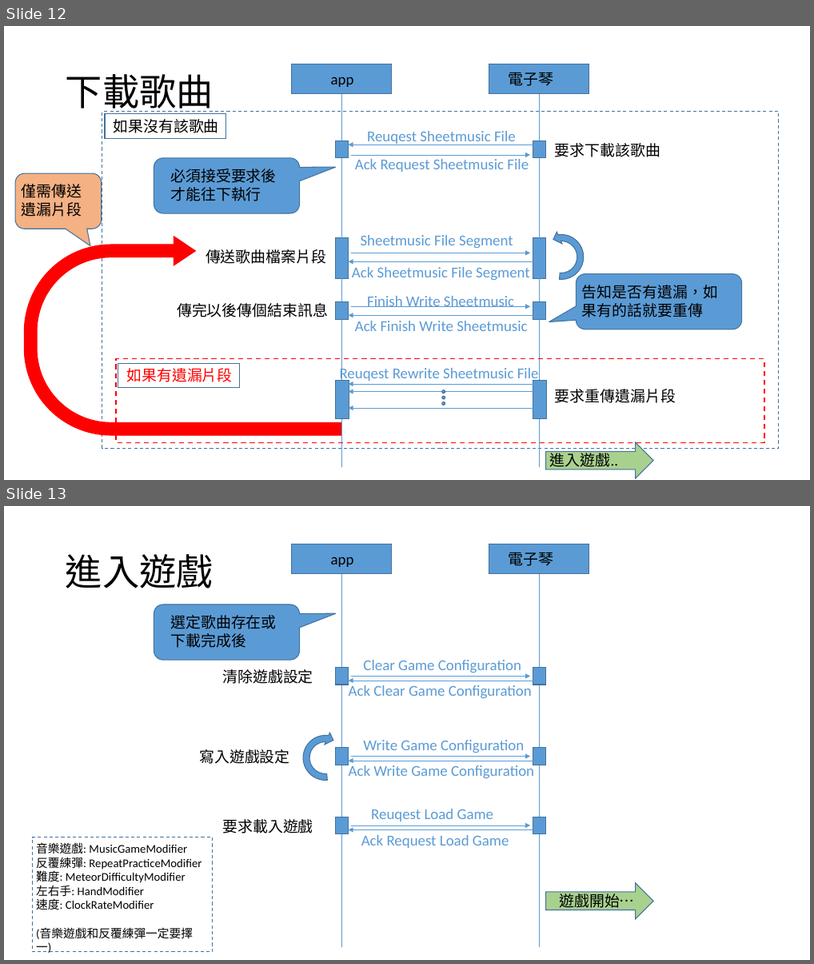
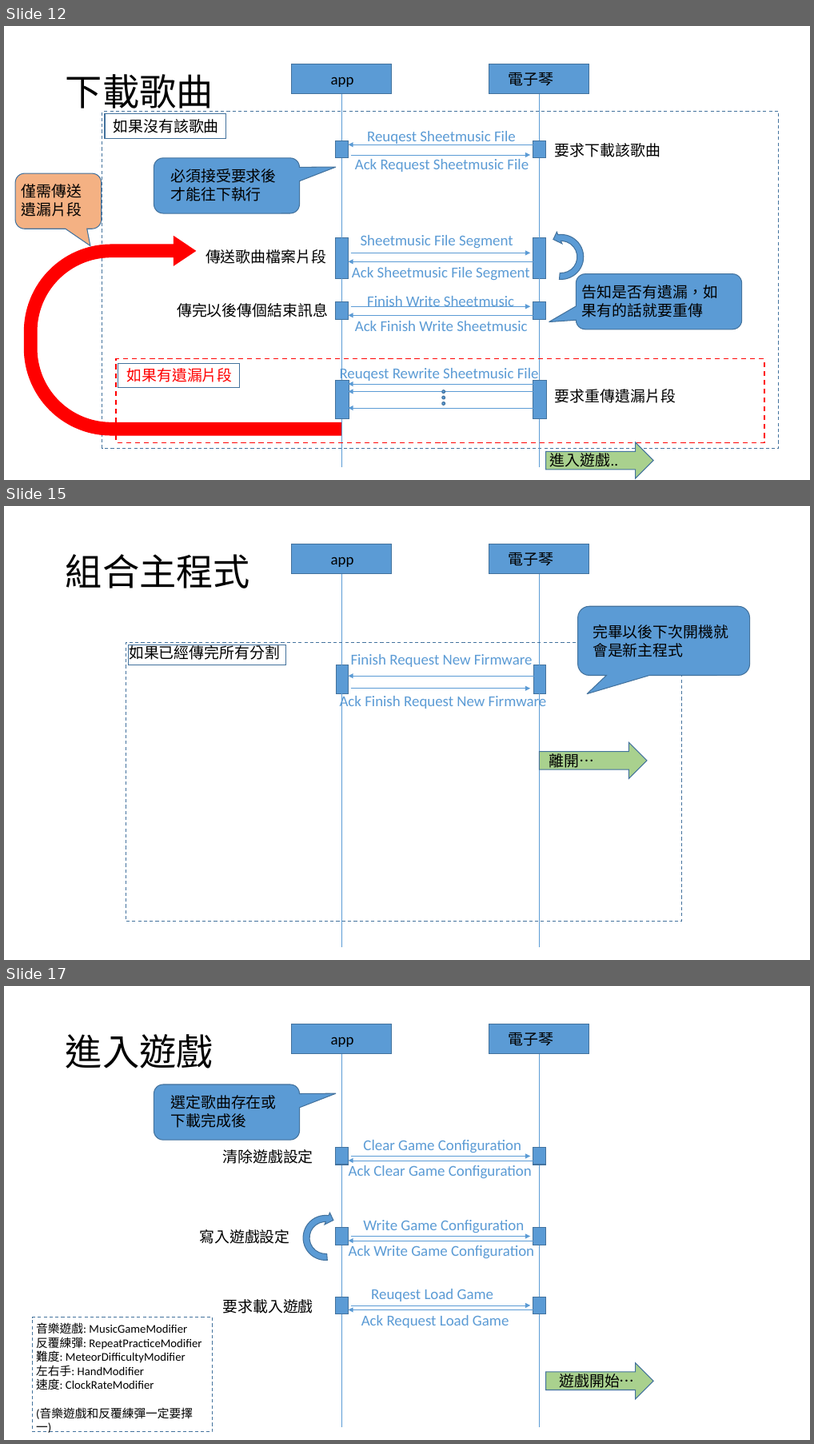
Before and after one commit to lisyaoran51/MeteoKB2, a slide deck: 藍芽溝通方式_20210514.pptx. Shown one above the other, each under a label of ours: slides 12 and 13 before the commit, slides 12, 15 and 17 after it; the slides between them are not shown. The pictures are 814x964 and 814x1444 pixels, drawn with LibreOffice and Linux fonts; fonts in the diff are those of the drawing. Boxes give left, top, right and bottom in pixels: in the first picture for what was removed or moved away, otherwise in the second. Text is boxed around its words. In the diff, an @@ line names an element or a change of style, - is before the commit and + after.

```diff
--- a/藍芽溝通方式_20210514.pptx
+++ b/藍芽溝通方式_20210514.pptx
@@ slide 15 added at bbox=[4, 506, 810, 960], background #FFFFFF @@
@@ rectangle added at bbox=[292, 544, 392, 573], fill #5B9BD5, outline #43739E 1 pt @@
@@ rectangle added at bbox=[490, 544, 590, 573], fill #5B9BD5, outline #43739E 1 pt @@
@@ text added at bbox=[509, 552, 554, 566], 18 pt, text #000000 @@
+電子琴
@@ title added at bbox=[66, 554, 250, 588], 44 pt, text #000000 @@
+組合主程式
@@ text added at bbox=[331, 557, 354, 567], 18 pt, text #000000 @@
+app
@@ line added from (342, 574) to (342, 947), #5B9BD5 0.5 pt @@
@@ line added from (540, 574) to (540, 947), #5B9BD5 0.5 pt @@
@@ rounded speech box added at bbox=[578, 607, 750, 676], fill #5B9BD5, outline #43739E 1 pt @@
@@ text added at bbox=[593, 624, 729, 657], 18 pt, text #000000 @@
+完畢以後下次開機就會是新主程式
@@ rectangle added at bbox=[126, 642, 682, 921], outline #43739E 1 pt dashed @@
@@ text added at bbox=[129, 644, 280, 660], 18 pt, text #000000 @@
+如果已經傳完所有分割
@@ rectangle added at bbox=[129, 645, 286, 665], outline #43739E 1 pt @@
@@ rectangle added at bbox=[336, 665, 348, 693], fill #5B9BD5, outline #43739E 1 pt @@
@@ text added at bbox=[351, 654, 533, 667], 18 pt, text #5B9BD5 @@
+Finish Request New Firmware
@@ rectangle added at bbox=[534, 665, 546, 693], fill #5B9BD5, outline #43739E 1 pt @@
@@ text added at bbox=[340, 693, 547, 710], 18 pt, text #5B9BD5 @@
+Ack Finish Request New Firmware
@@ arrow added from (540, 676) to (348, 676), #5B9BD5 0.5 pt @@
@@ arrow added from (351, 688) to (531, 688), #5B9BD5 0.5 pt @@
@@ right arrow added at bbox=[540, 743, 648, 779], fill #A9D18E, outline #43739E 1 pt @@
@@ text added at bbox=[550, 750, 595, 770], 18 pt, text #000000 @@
+離開…
@@ what was slide 13 is now slide 17 @@
```
Also in this commit, not shown: 2 slides changed, 3 other slides added, 8 other files.
